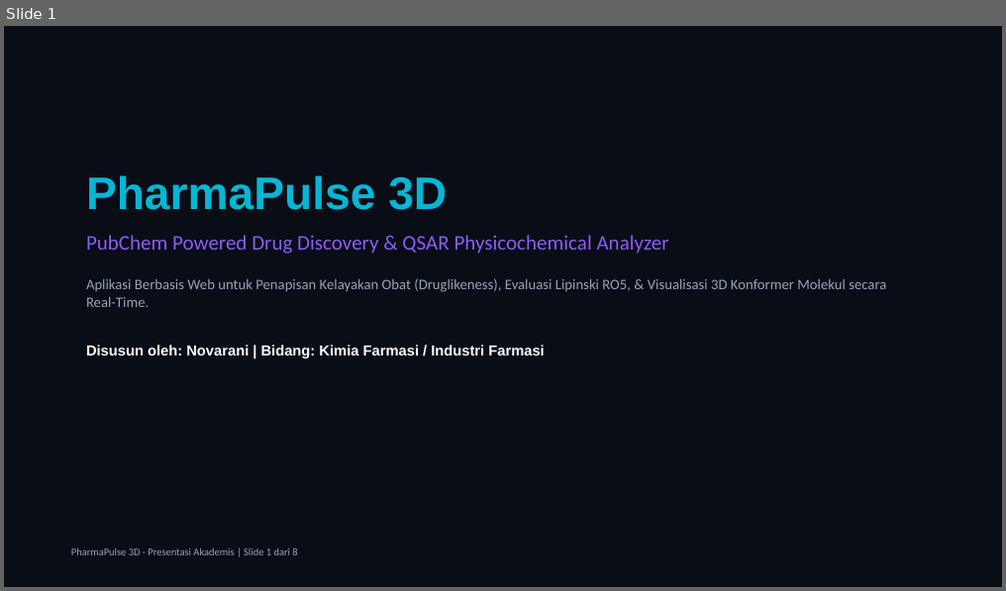
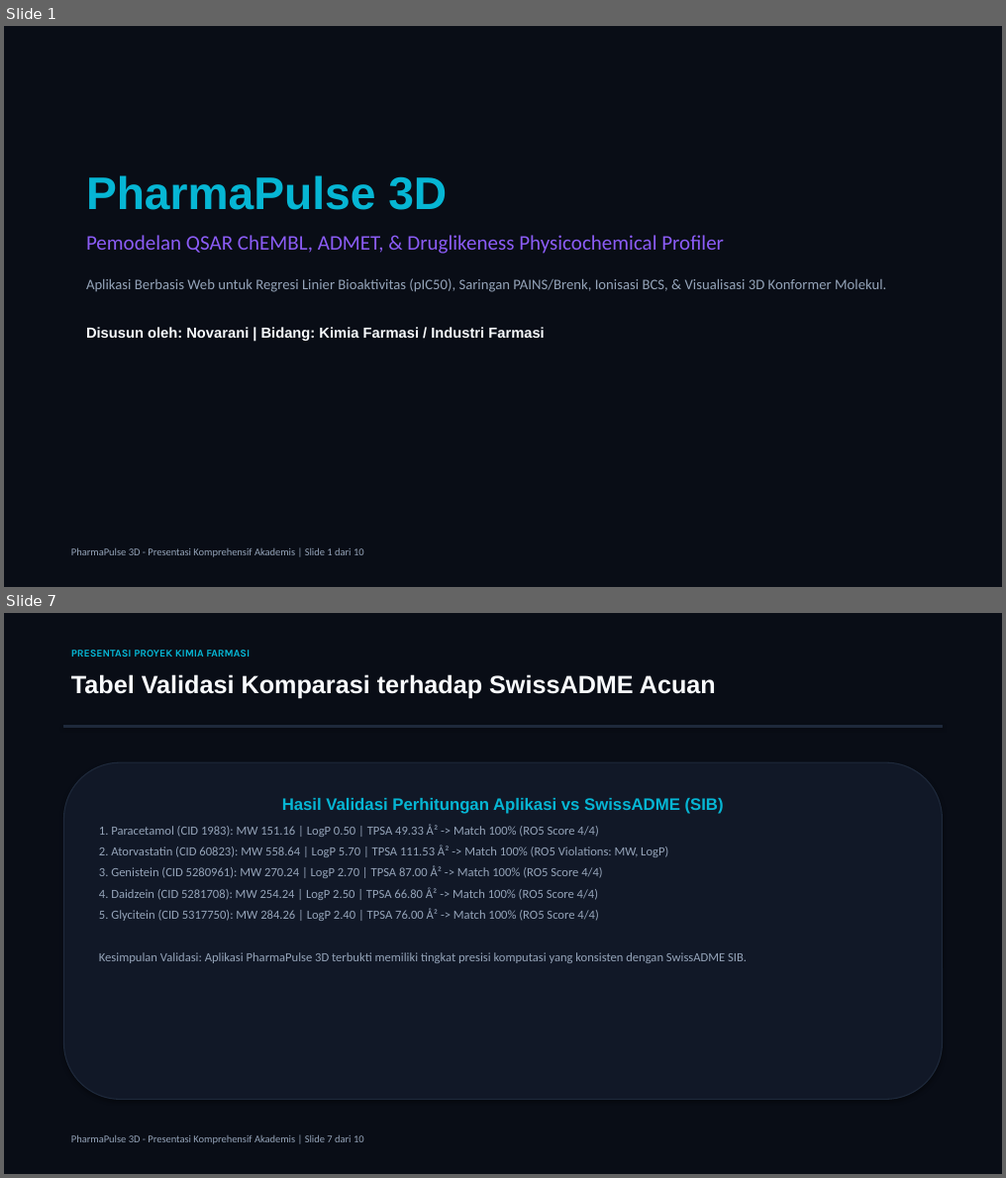
Before and after one commit to novarani1511/pharmapulse-3d, a slide deck: Presentasi_PharmaPulse_3D.pptx. Shown one above the other, each under a label of ours: slide 1 before the commit, slides 1 and 7 after it; the slides between them are not shown. The pictures are 1006x591 and 1006x1178 pixels, drawn with LibreOffice and Linux fonts; fonts in the diff are those of the drawing. Boxes give left, top, right and bottom in pixels: in the first picture for what was removed or moved away, otherwise in the second. Text is boxed around its words. In the diff, an @@ line names an element or a change of style, - is before the commit and + after.

Commit message:
Major Academic Upgrade: ChEMBL QSAR Modeling, SwissADME Radar, PAINS Alerts, BCS Ionization, & SwissADME Validation Table

```diff
--- a/Presentasi_PharmaPulse_3D.pptx
+++ b/Presentasi_PharmaPulse_3D.pptx
@@ slide 7 added at box(4, 613, 1002, 1174), background #090D16 @@
@@ text added at box(71, 650, 250, 657), 10 pt, text #06B6D4, bold @@
+PRESENTASI PROYEK KIMIA FARMASI
@@ text added at box(71, 674, 716, 699), 24 pt, text #F8FAFC, bold @@
+Tabel Validasi Komparasi terhadap SwissADME Acuan
@@ rectangle added at box(63, 725, 943, 727), fill #1E293B, outline #1E293B 0.75 pt @@
@@ rounded rectangle added at box(63, 762, 943, 1100), fill #111827, outline #1E293B 1 pt, 12 pt, text #94A3B8 @@
+Hasil Validasi Perhitungan Aplikasi vs SwissADME (SIB)
+1. Paracetamol (CID 1983): MW 151.16 | LogP 0.50 | TPSA 49.33 Å² -> Match 100% (RO5 Score 4/4)
+2. Atorvastatin (CID 60823): MW 558.64 | LogP 5.70 | TPSA 111.53 Å² -> Match 100% (RO5 Violations: MW, LogP)
+3. Genistein (CID 5280961): MW 270.24 | LogP 2.70 | TPSA 87.00 Å² -> Match 100% (RO5 Score 4/4)
+4. Daidzein (CID 5281708): MW 254.24 | LogP 2.50 | TPSA 66.80 Å² -> Match 100% (RO5 Score 4/4)
+5. Glycitein (CID 5317750): MW 284.26 | LogP 2.40 | TPSA 76.00 Å² -> Match 100% (RO5 Score 4/4)
+Kesimpulan Validasi: Aplikasi PharmaPulse 3D terbukti memiliki tingkat presisi komputasi yang konsisten dengan SwissADME SIB.
@@ text added at box(71, 1135, 364, 1145), 10 pt, text #94A3B8 @@
+PharmaPulse 3D - Presentasi Komprehensif Akademis | Slide 7 dari 10
@@ slide 1 changed as well @@
@@ text at box(86, 235, 886, 292): text changed @@
-PubChem Powered Drug Discovery & QSAR Physicochemical Analyzer
-Aplikasi Berbasis Web untuk Penapisan Kelayakan Obat (Druglikeness), Evaluasi Lipinski RO5, & Visualisasi 3D Konformer Molekul secara Real-Time.
+Pemodelan QSAR ChEMBL, ADMET, & Druglikeness Physicochemical Profiler
+Aplikasi Berbasis Web untuk Regresi Linier Bioaktivitas (pIC50), Saringan PAINS/Brenk, Ionisasi BCS, & Visualisasi 3D Konformer Molekul.
@@ text at box(71, 548, 364, 558): text changed @@
-PharmaPulse 3D - Presentasi Akademis | Slide 1 dari 8
+PharmaPulse 3D - Presentasi Komprehensif Akademis | Slide 1 dari 10
```
Also in this commit, not shown: 4 other slides changed, 4 other slides added, 3 slides removed, 5 other files.
